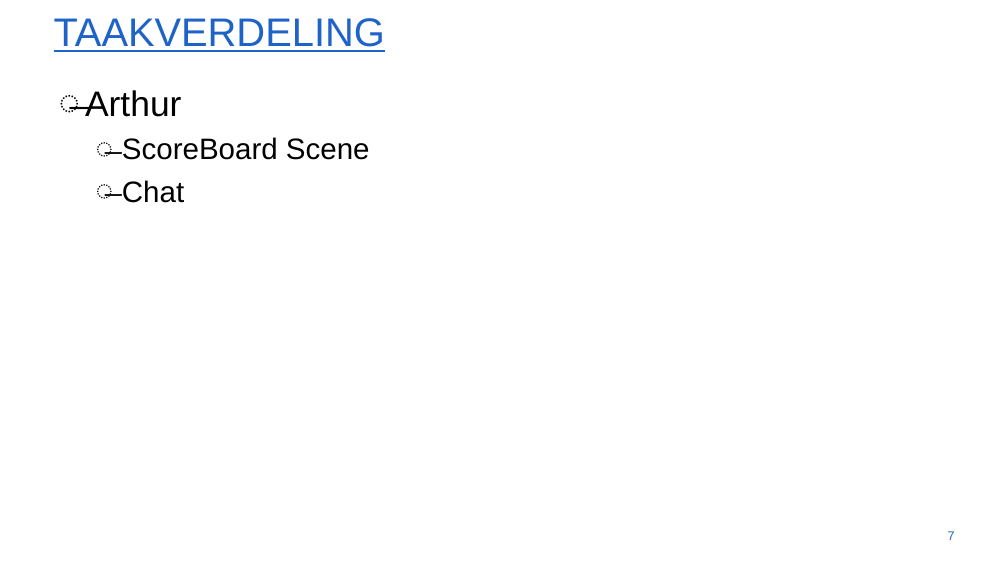
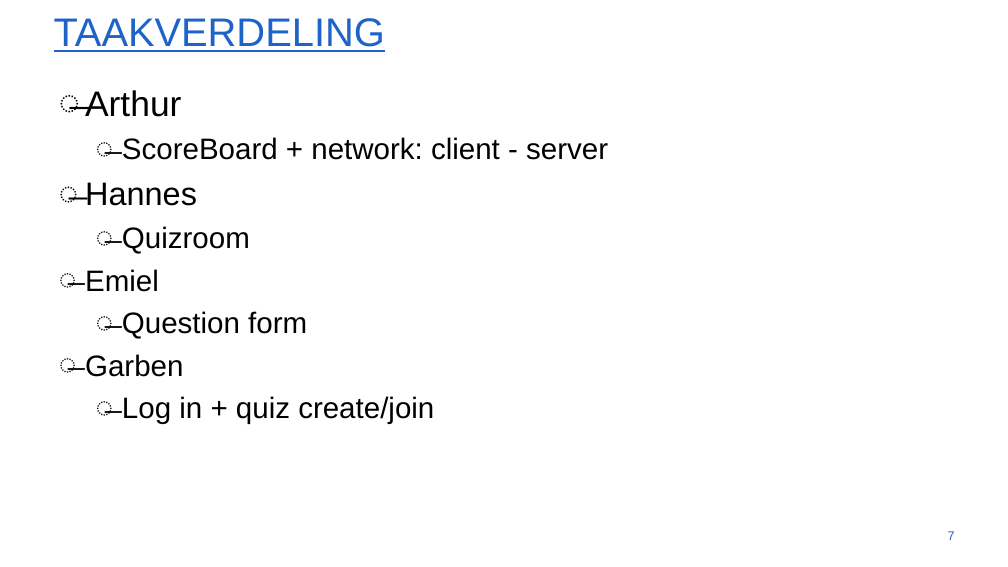
Before and after one commit to gartangh/Software-Development-Project, a slide deck: slide 7 of Sprint_1.pptx. Drawn at 1008x567 pixels with LibreOffice and Linux fonts; fonts in the diff are those of the drawing; background and template pictures are left out. Boxes give left, top, right and bottom in pixels: in the first picture for what was removed or moved away, otherwise in the second. Text is boxed around its words. In the diff, an @@ line names an element or a change of style, - is before the commit and + after.

Commit message:
Changed ppt

```diff
--- a/Sprint_1.pptx
+++ b/Sprint_1.pptx
@@ text at (85,137,608,424): text changed @@
-  ̶ ScoreBoard Scene
-  ̶ Chat
+  ̶ ScoreBoard + network: client - server
+̶ Hannes
+  ̶ Quizroom
+̶ Emiel
+  ̶ Question form
+̶ Garben
+  ̶ Log in + quiz create/join
```
Also in this commit, not shown: 2 other slides changed, 3 slides removed.
